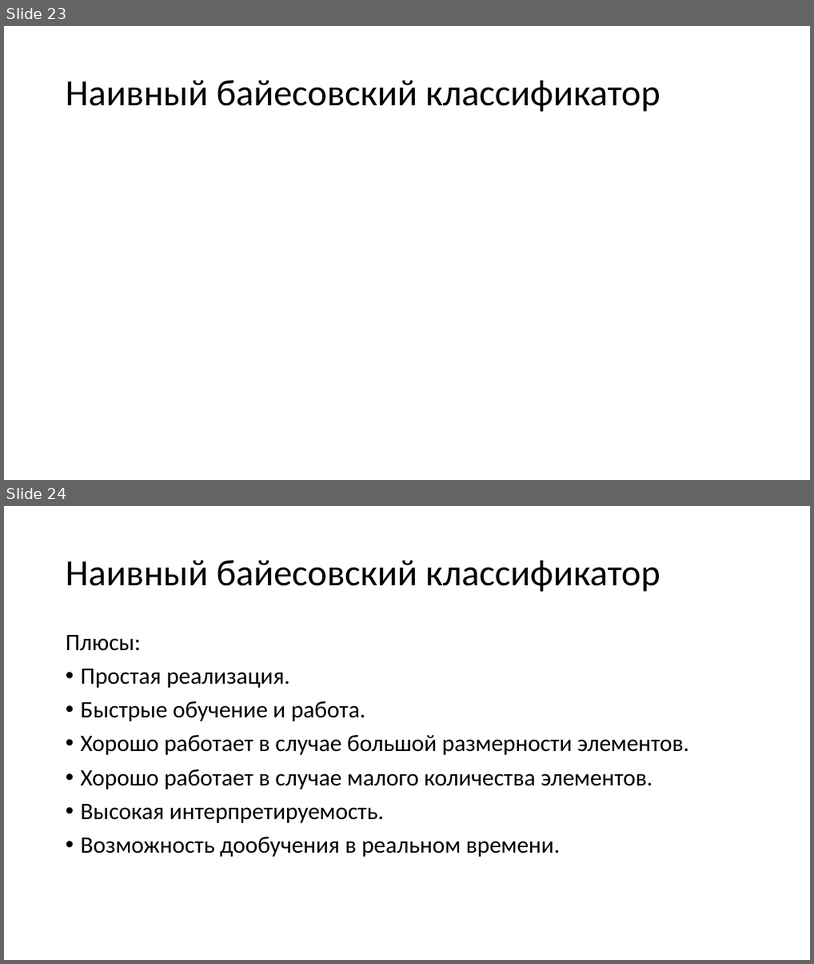
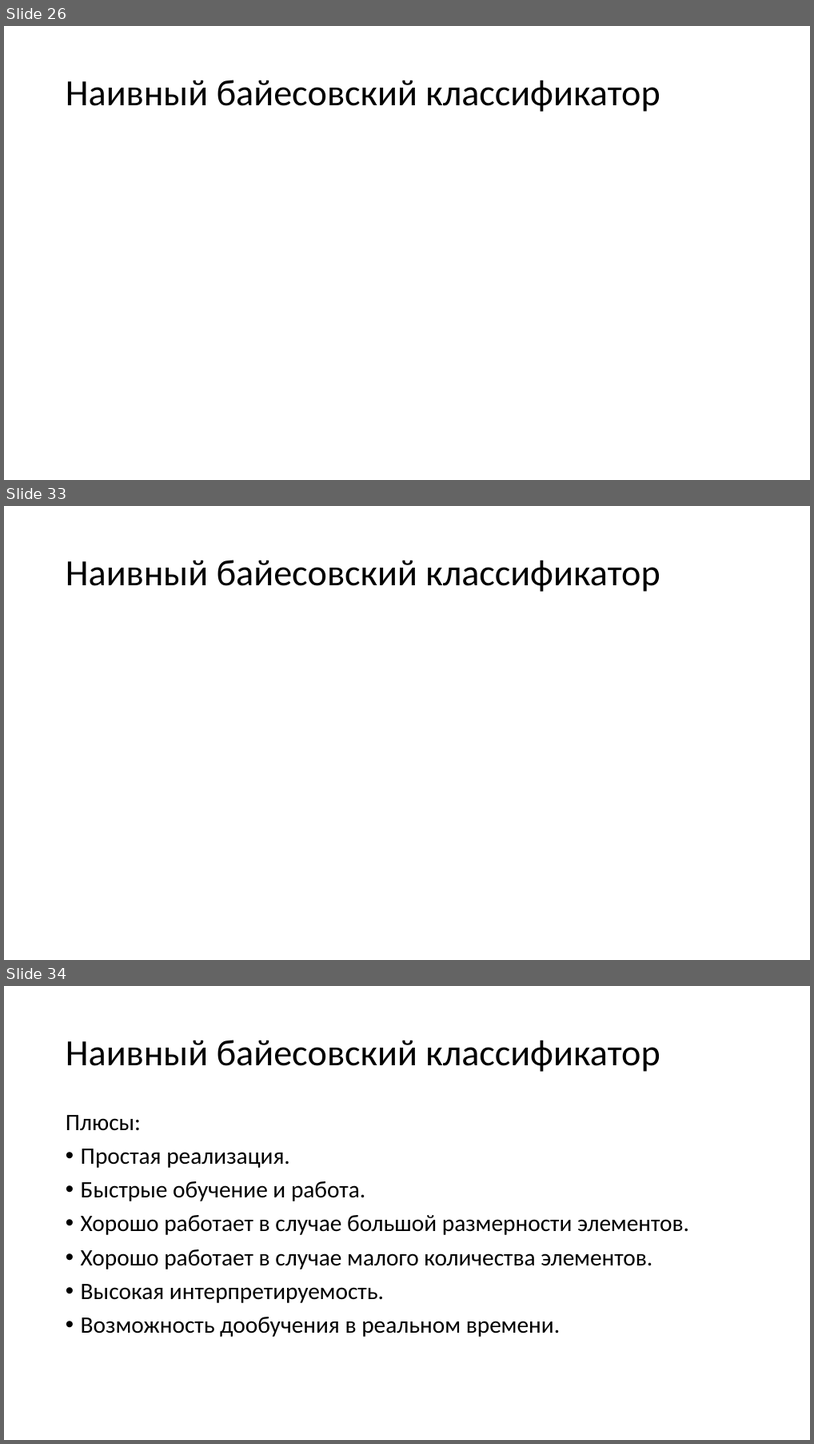
Before and after one commit to mosalov/AI_main_lectures, a slide deck: Лекция 5 18_11_2020.pptx. Shown one above the other, each under a label of ours: slides 23 and 24 before the commit, slides 26, 33 and 34 after it; the slides between them are not shown. The pictures are 814x964 and 814x1444 pixels, drawn with LibreOffice and Linux fonts; fonts in the diff are those of the drawing; grey boxes stand for pictures. Boxes give left, top, right and bottom in pixels: in the first picture for what was removed or moved away, otherwise in the second. Text is boxed around its words. In the diff, an @@ line names an element or a change of style, - is before the commit and + after.

```diff
--- a/Лекция 5 18_11_2020.pptx
+++ b/Лекция 5 18_11_2020.pptx
@@ slide 33 added at (x1=4, y1=506, x2=810, y2=960), background #FFFFFF @@
@@ title added at (x1=66, y1=560, x2=660, y2=592), 44 pt, text #000000 @@
+Наивный байесовский классификатор
@@ what was slide 23 is now slide 26 @@
@@ what was slide 24 is now slide 34 @@
```
Also in this commit, not shown: 9 other slides added.
